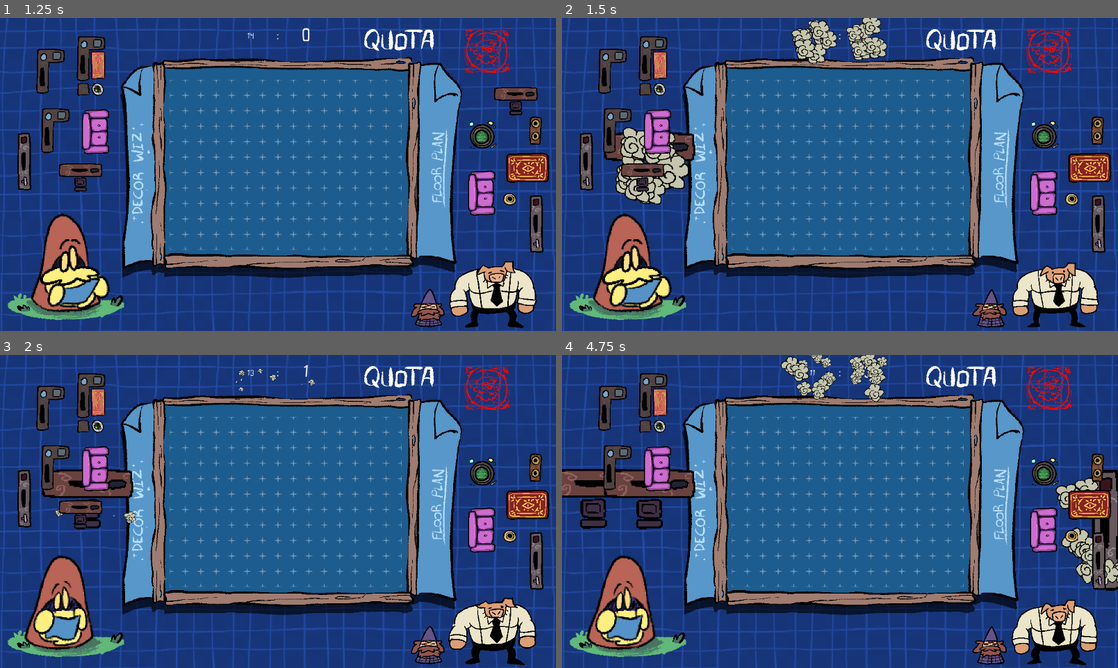
Above: before the commit, frames 1-4 (two rows, left to right).
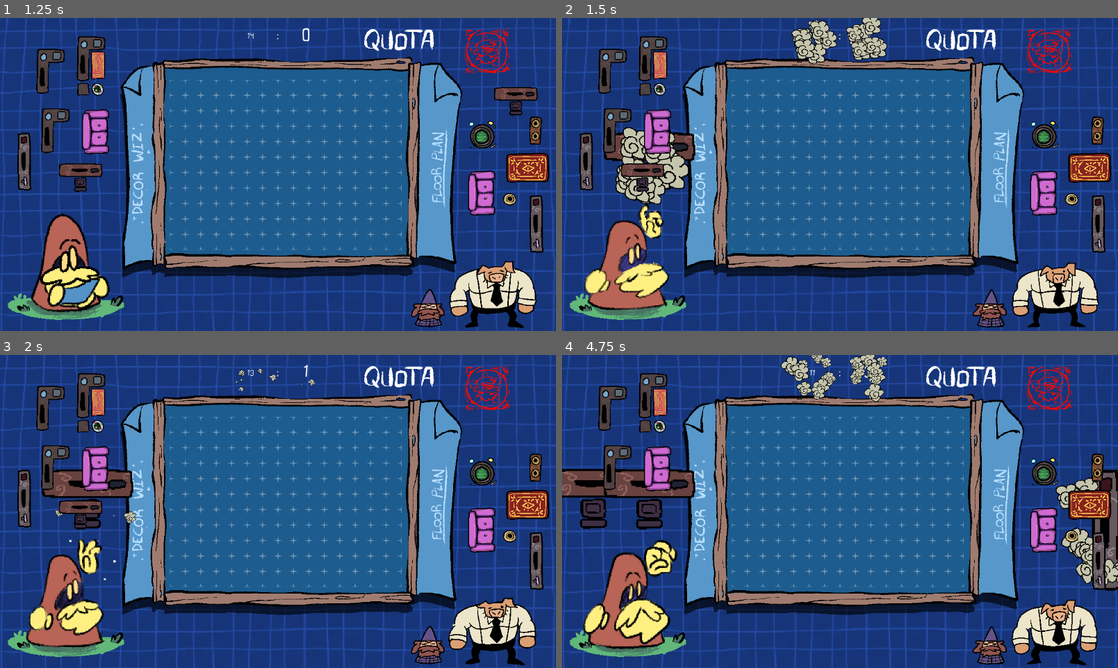
Above: after the commit, the same moments.

Repository: Greatmystic/DecorWizard
Game: Godot game, scene res://Content/Scenes/Levels/main.tscn
The game is run twice, just before and just after one commit, with the same random seed, the same clock (stepped at 60 frames per second) and the same inputs.
Inputs (mouse positions are in pixels of both pictures, inside the frame that each line leads up to):
- Up to frame 1 (1.25 s): move the mouse to (517, 108) at 0.52 s; tap Space (ScaleSpell) at 0.6 s; click (517, 108) at 0.67 s
- Up to frame 2 (1.5 s): move the mouse to (639, 187) at 1.27 s; tap Space (ScaleSpell) at 1.35 s; click (639, 187) at 1.42 s
- Up to frame 3 (2 s): no input
- Up to frame 4 (4.75 s): move the mouse to (639, 524) at 2.02 s; tap Space (ScaleSpell) every 0.75 s from 2.1 to 4.35 s; click (639, 524) at 2.17 s; click (639, 524) at 2.92 s; move the mouse to (584, 520) at 3.52 s; click (584, 520) at 3.67 s; move the mouse to (1095, 583) at 4.27 s; click (1095, 583) at 4.42 s

Frame 1 is identical in both runs. In frame 2, 2.6% of the frame differs, in the area x 3-20%, y 59-94%; in frame 3, 2.5%; in frame 4, 3.0%, in the area x 3-21%, y 59-95%.

Commit message:
Added music for real, wizard changes animation

Diff:
--- a/Content/Scenes/FX/cloud_burst.tscn
+++ b/Content/Scenes/FX/cloud_burst.tscn
@@ -6,7 +6,7 @@
 _data = [Vector2(0.00696864, 1), 0.0, 0.0556709, 0, 0, Vector2(1, 0.0268283), -2.76763, 0.0, 0, 0]
 point_count = 2
 
-[node name="CloudBurst" type="CPUParticles2D"]
+[node name="CloudBurst2" type="CPUParticles2D"]
 emitting = false
 amount = 10
 lifetime = 0.7
--- a/Content/Scenes/decor.tscn
+++ b/Content/Scenes/decor.tscn
@@ -1,11 +1,12 @@
-[gd_scene load_steps=11 format=3 uid="uid://clf5fet6cpmjs"]
+[gd_scene load_steps=12 format=3 uid="uid://bt31o5csj4veb"]
 
 [ext_resource type="PackedScene" uid="uid://csjb381g3kwpq" path="res://Content/Scenes/FX/Wizard.tscn" id="1_xcjv8"]
 [ext_resource type="FontFile" uid="uid://ceji4fqg5top3" path="res://Content/Other/MA.ttf" id="2_dpo20"]
 [ext_resource type="PackedScene" uid="uid://1njuxk1fpxbx" path="res://Content/Scenes/FX/cloud_burst_small.tscn" id="2_nvhe1"]
 [ext_resource type="Texture2D" uid="uid://80juymxms28a" path="res://Content/Sprites/DecorWizardBG.png" id="2_tpb83"]
-[ext_resource type="PackedScene" uid="uid://chcb4lkucuh1a" path="res://Content/Scenes/Blocks/gnome_wizard.tscn" id="5_cp7bi"]
-[ext_resource type="PackedScene" uid="uid://bym45nodgj0yd" path="res://Content/Scenes/Blocks/boarman.tscn" id="6_ig5bg"]
+[ext_resource type="AudioStream" uid="uid://bjjcy0lxiw8uu" path="res://Content/Sounds/Fiction Float.ogg" id="5_bw8aa"]
+[ext_resource type="PackedScene" path="res://Content/Scenes/Blocks/gnome_wizard.tscn" id="5_cp7bi"]
+[ext_resource type="PackedScene" path="res://Content/Scenes/Blocks/boarman.tscn" id="6_ig5bg"]
 
 [sub_resource type="LabelSettings" id="LabelSettings_lyt0n"]
 font = ExtResource("2_dpo20")
@@ -31,7 +32,8 @@
 [node name="Wizard" parent="." instance=ExtResource("1_xcjv8")]
 position = Vector2(134, 492)
 scale = Vector2(1.97656, 1.97656)
-frame_progress = 0.0887346
+animation = &"MAGIC"
+frame_progress = 0.0
 
 [node name="CanvasLayer" type="CanvasLayer" parent="."]
 layer = -10
@@ -139,3 +141,7 @@
 position = Vector2(1022, 568)
 autoplay = "default"
 frame_progress = 0.385825
+
+[node name="Music" type="AudioStreamPlayer2D" parent="."]
+stream = ExtResource("5_bw8aa")
+autoplay = true
--- a/Content/Scripts/Block.gd
+++ b/Content/Scripts/Block.gd
@@ -22,6 +22,7 @@
 	isBig = !isBig
 	big.visible = isBig
 	small.visible = !isBig
+	level.wizardAnim.play("MAGIC")
 
 	if isBig:
 		level.bigQuota += 1
@@ -33,6 +34,9 @@
 		level.smallQuota += 1
 		small.get_node("CloudBurst").restart()
 		small.get_node("CloudBurst").emitting = true
+
+	await get_tree().create_timer(1).timeout
+	level.wizardAnim.play("IDLE")
 
 
 
--- a/Content/Scripts/Level.gd
+++ b/Content/Scripts/Level.gd
@@ -4,6 +4,7 @@
 @onready var bigQuotaLabel = $"../Decor/CanvasLayer/Quota/BigQuota"
 @onready var smallQuotaLabel = $"../Decor/CanvasLayer/Quota/SmallQuota"
 @onready var winLabel = $"../Decor/CanvasLayer/Win"
+@onready var wizardAnim = $"../Decor/Wizard"
 
 var selectedTile = Vector2i(0,0);
 var selectedBlock = null
Not shown: 1 places in Content/Scenes/Levels/main.tscn that only renumber resources
